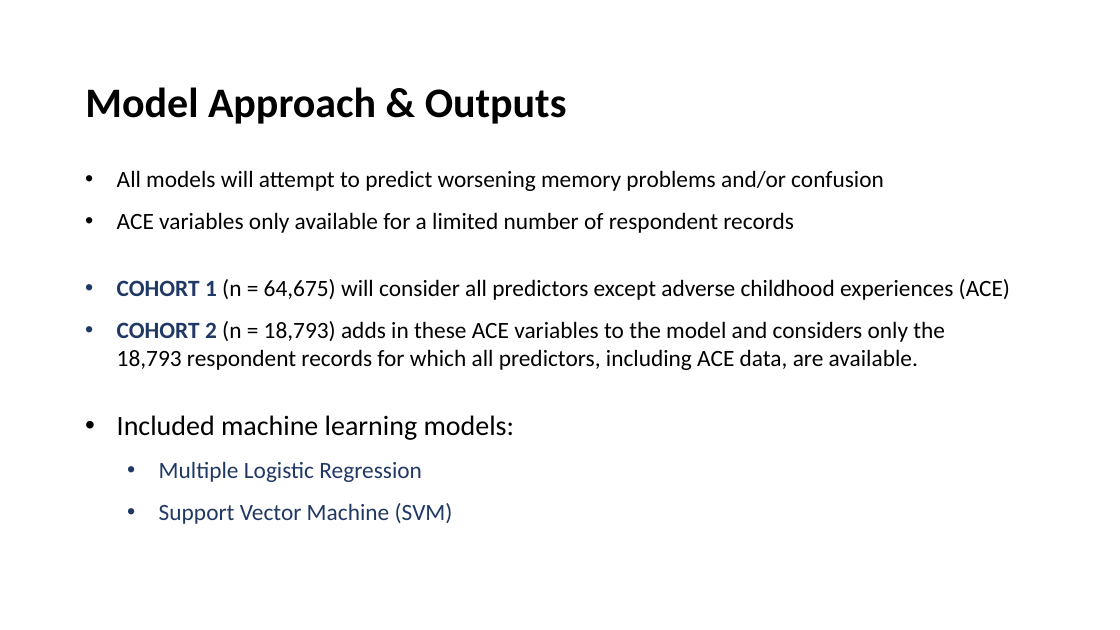
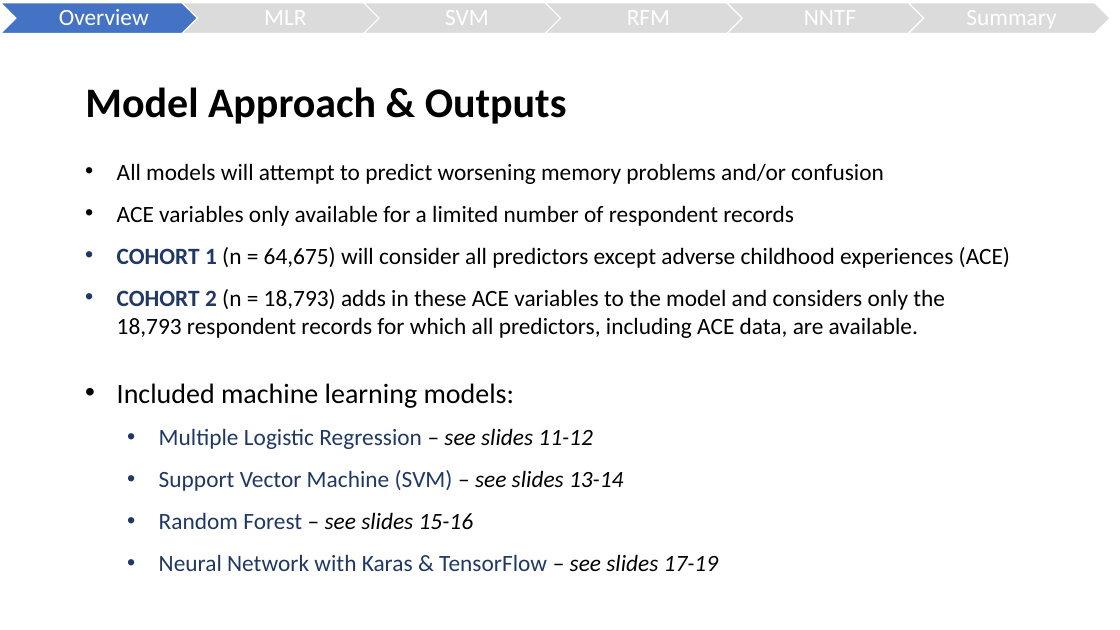
Before and after one commit to jfisher43/ana500, a slide deck: slide 10 of FisherJ_ANA500_Micro-Project_template.pptx. Drawn at 1120x630 pixels with LibreOffice and Linux fonts; fonts in the diff are those of the drawing. Boxes give left, top, right and bottom in pixels: in the first picture for what was removed or moved away, otherwise in the second. Text is boxed around its words. In the diff, an @@ line names an element or a change of style, - is before the commit and + after.

Commit message:
Project Completion
Final outputs incorporating Micro Projects 1, 2, 3, and 4

```diff
--- a/FisherJ_ANA500_Micro-Project_template.pptx
+++ b/FisherJ_ANA500_Micro-Project_template.pptx
@@ group added at <box>1,3,1110,34</box>: 6 chevrons, 6 texts @@
+Overview
+MLR
+SVM
+RFM
+NNTF
+Summary
@@ text "All models will attempt to ...": place and size @@
-text "All models will attempt to ..." at <box>117,170,1010,524</box>
+text "All models will attempt to ..." at <box>117,163,1010,571</box>
@@ text at <box>159,428,718,571</box>: text changed @@
-  • Multiple Logistic Regression
-  • Support Vector Machine (SVM)
+  • Multiple Logistic Regression – see slides 11-12
+  • Support Vector Machine (SVM) – see slides 13-14
+  • Random Forest – see slides 15-16
+  • Neural Network with Karas & TensorFlow – see slides 17-19
```
Also in this commit, not shown: 11 other slides changed, 7 slides added, 1 slide removed, 3 other files.
